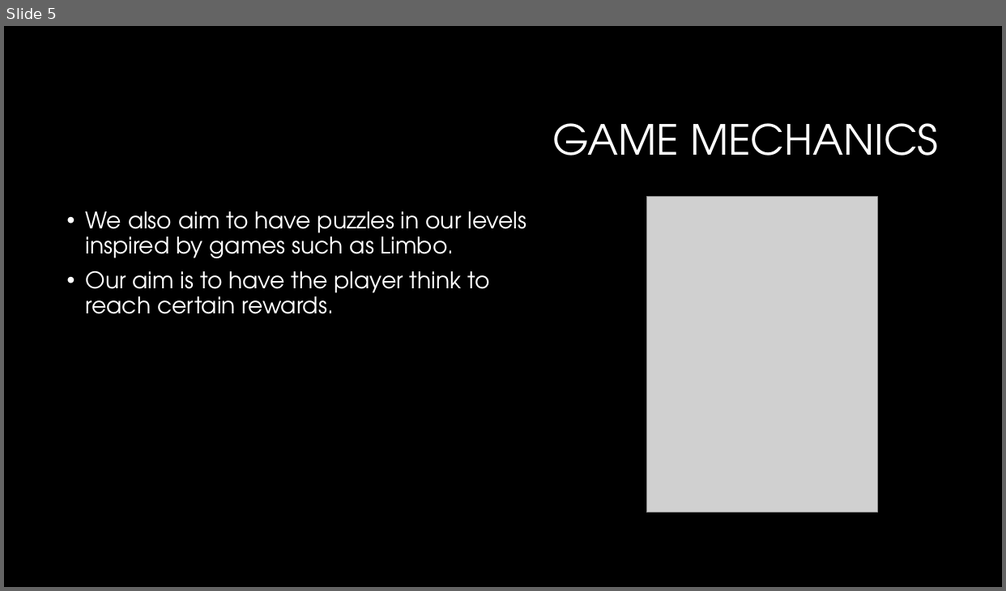
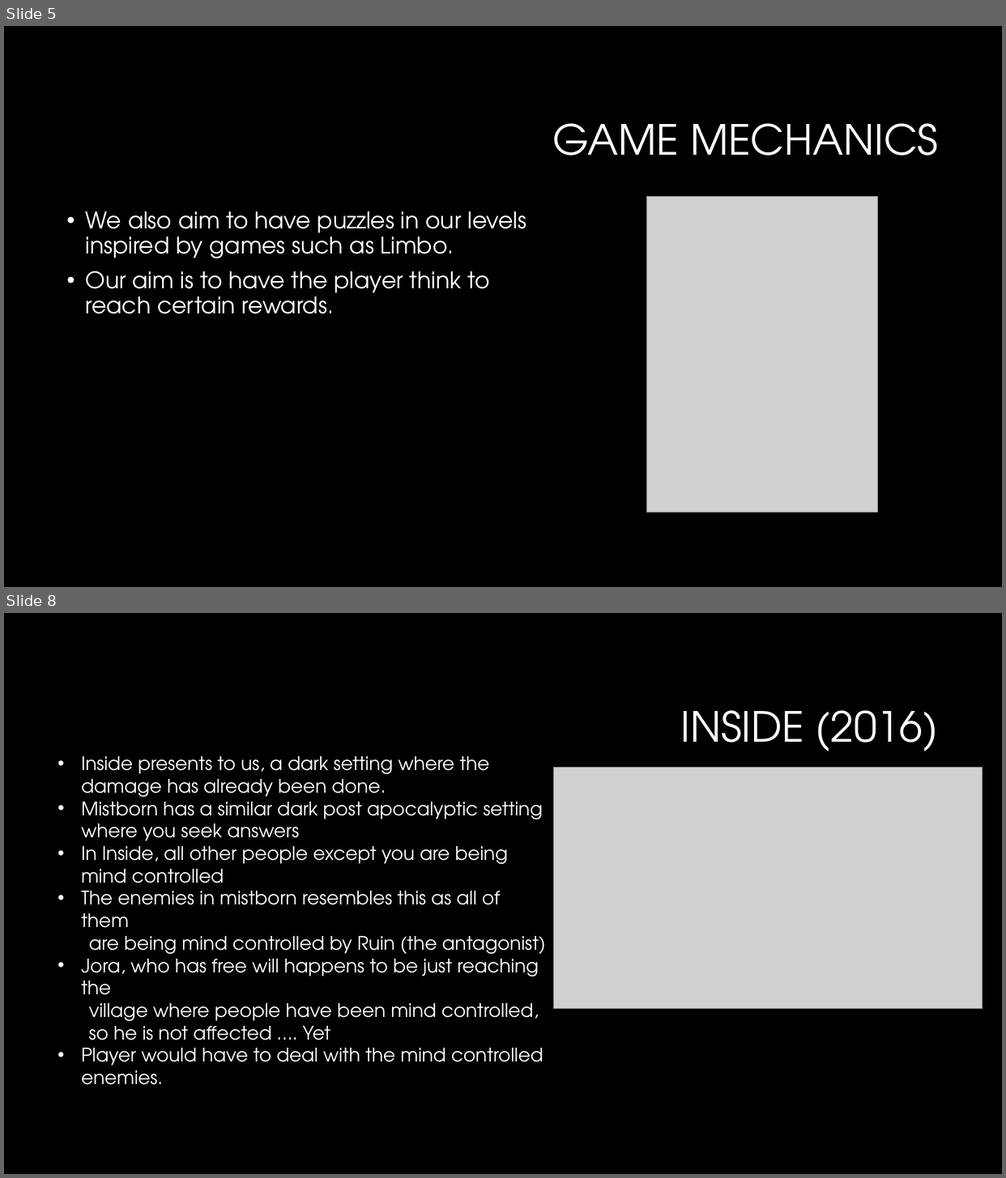
Before and after one commit to christian-plourde/COMP376-Project, a slide deck: Proposal/Proposal_Presentation.pptx. Shown one above the other, each under a label of ours: slide 5 before the commit, slides 5 and 8 after it; the slides between them are not shown. The pictures are 1006x591 and 1006x1178 pixels, drawn with LibreOffice and Linux fonts; fonts in the diff are those of the drawing; grey boxes stand for pictures; background and template pictures are left out. Boxes give left, top, right and bottom in pixels: in the first picture for what was removed or moved away, otherwise in the second. Text is boxed around its words. In the diff, an @@ line names an element or a change of style, - is before the commit and + after.

```diff
--- a/Proposal/Proposal_Presentation.pptx
+++ b/Proposal/Proposal_Presentation.pptx
@@ slide 8 added at [4, 613, 1002, 1174], background #000000 @@
@@ title added at [681, 710, 938, 752], 40 pt, text #FFFFFF @@
+INSIDE (2016)
@@ text added at [81, 756, 546, 1085], 18 pt, text #FFFFFF @@
+• Inside presents to us, a dark setting where the damage has already been done.
+• Mistborn has a similar dark post apocalyptic setting where you seek answers
+• In Inside, all other people except you are being mind controlled
+• The enemies in mistborn resembles this as all of them
+are being mind controlled by Ruin (the antagonist)
+• Jora, who has free will happens to be just reaching the
+village where people have been mind controlled,
+so he is not affected …. Yet
+• Player would have to deal with the mind controlled enemies.
@@ picture added at [553, 767, 982, 1008] @@
```
Also in this commit, not shown: 2 slides changed, 3 other slides added, 1 other file.
